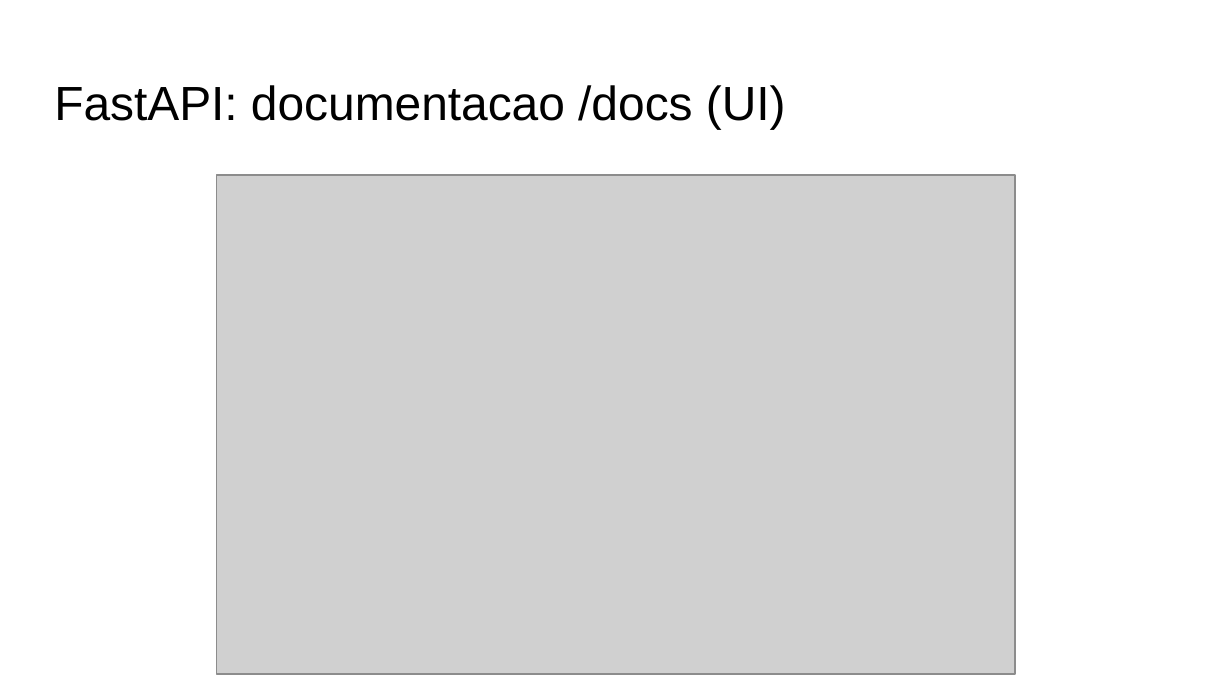
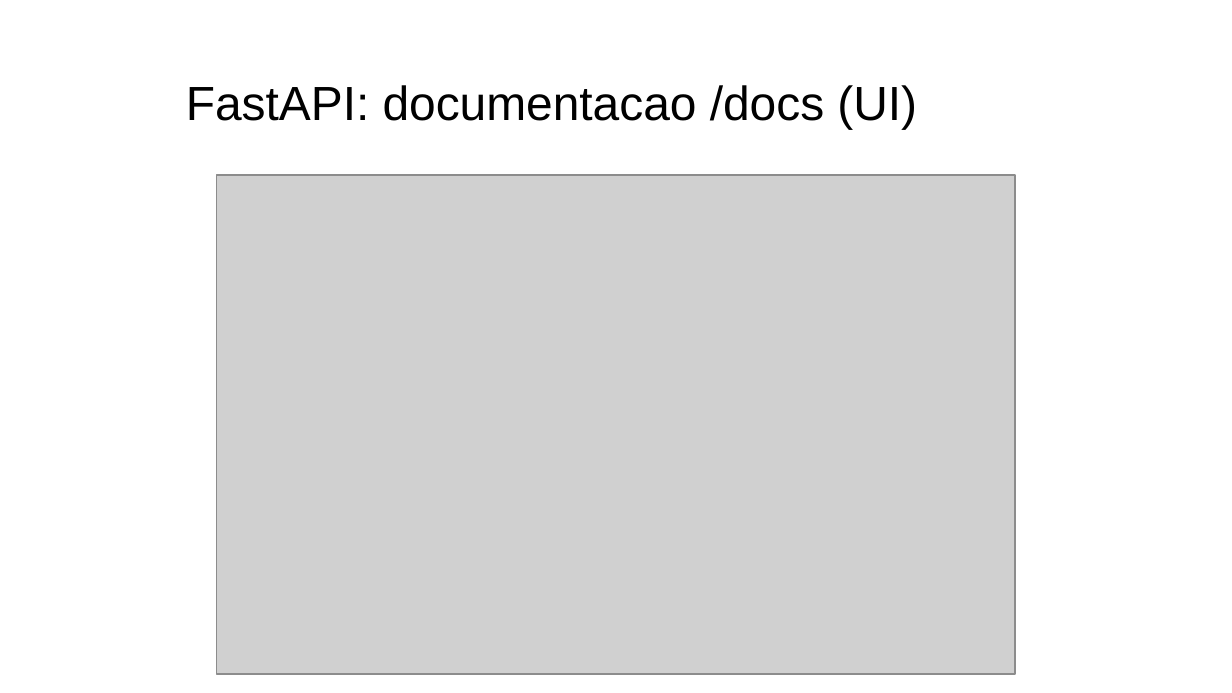
Before and after one commit to gilvanveras/gilvanvmj-mlops-icev, a slide deck: slide 57 of Slides_Sabado.pptx. Drawn at 1232x693 pixels with LibreOffice and Linux fonts; fonts in the diff are those of the drawing; grey boxes stand for pictures; background and template pictures are left out. Boxes give left, top, right and bottom in pixels: in the first picture for what was removed or moved away, otherwise in the second. Text is boxed around its words. In the diff, an @@ line names an element or a change of style, - is before the commit and + after.

Commit message:
docs(slides): ajustes manuais nos decks de sabado e domingo

```diff
--- a/Slides_Sabado.pptx
+++ b/Slides_Sabado.pptx
@@ title "FastAPI: documentacao /docs (UI)": place and size @@
-title "FastAPI: documentacao /docs (UI)" at box(54, 85, 786, 129)
+title "FastAPI: documentacao /docs (UI)" at box(186, 85, 917, 129)
```
Also in this commit, not shown: 4 other slides changed, 1 other file.
